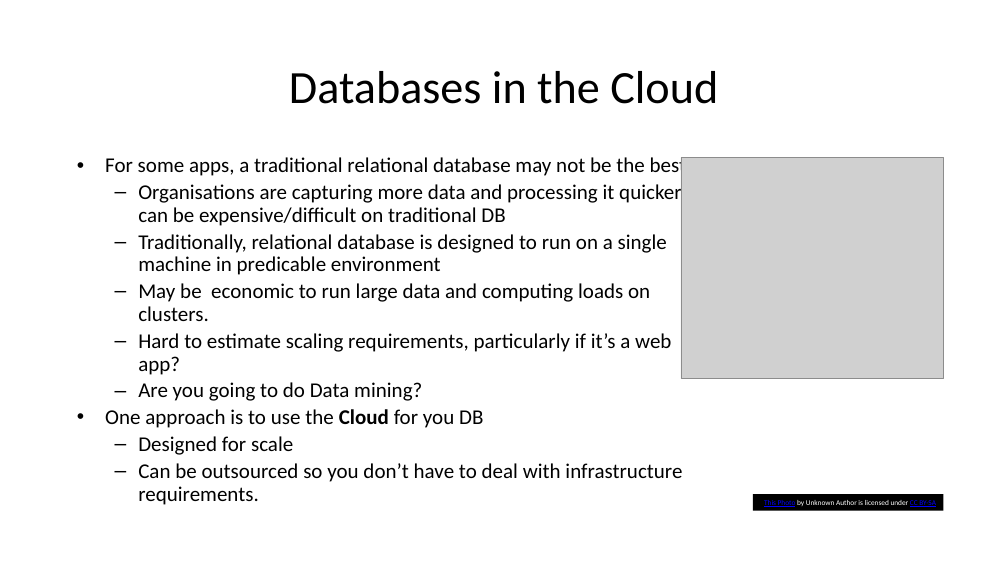
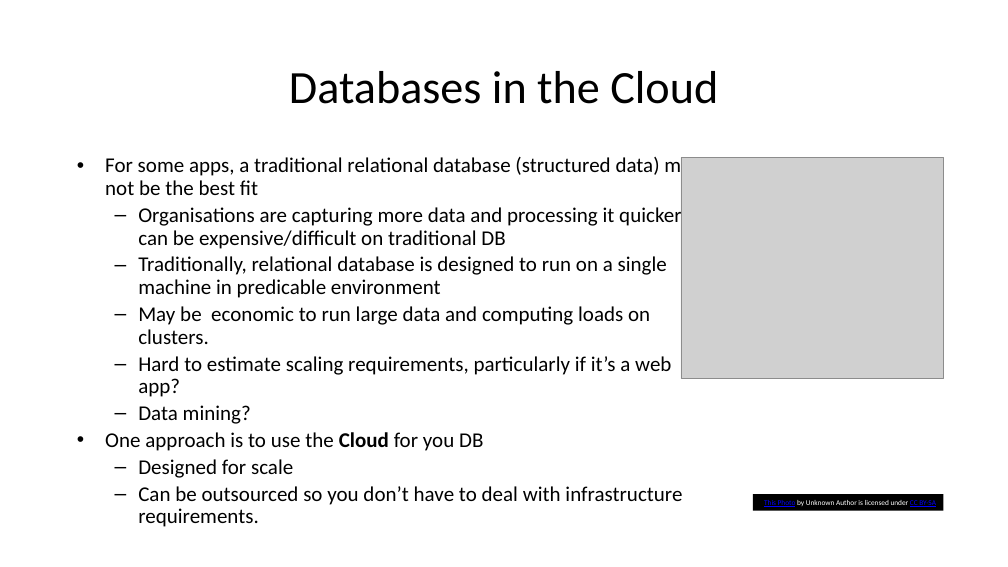
Before and after one commit to diarmuidoconnor/ict-2021, a slide deck: slide 6 of topic10/talk-0/mongoDB-2020.pptx. Drawn at 1008x567 pixels with LibreOffice and Linux fonts; fonts in the diff are those of the drawing; grey boxes stand for pictures. Boxes give left, top, right and bottom in pixels: in the first picture for what was removed or moved away, otherwise in the second. Text is boxed around its words. In the diff, an @@ line names an element or a change of style, - is before the commit and + after.

```diff
--- a/topic10/talk-0/mongoDB-2020.pptx
+++ b/topic10/talk-0/mongoDB-2020.pptx
@@ text at [105, 155, 700, 195]: text changed @@
-• For some apps, a traditional relational database may not be the best fit
+• For some apps, a traditional relational database (structured data) may not be the best fit
@@ text at [138, 405, 251, 424]: text changed @@
-  – Are you going to do Data mining?
+  – Data mining?
```
Also in this commit, not shown: 9 other slides changed, 4 slides removed, 43 other files.
